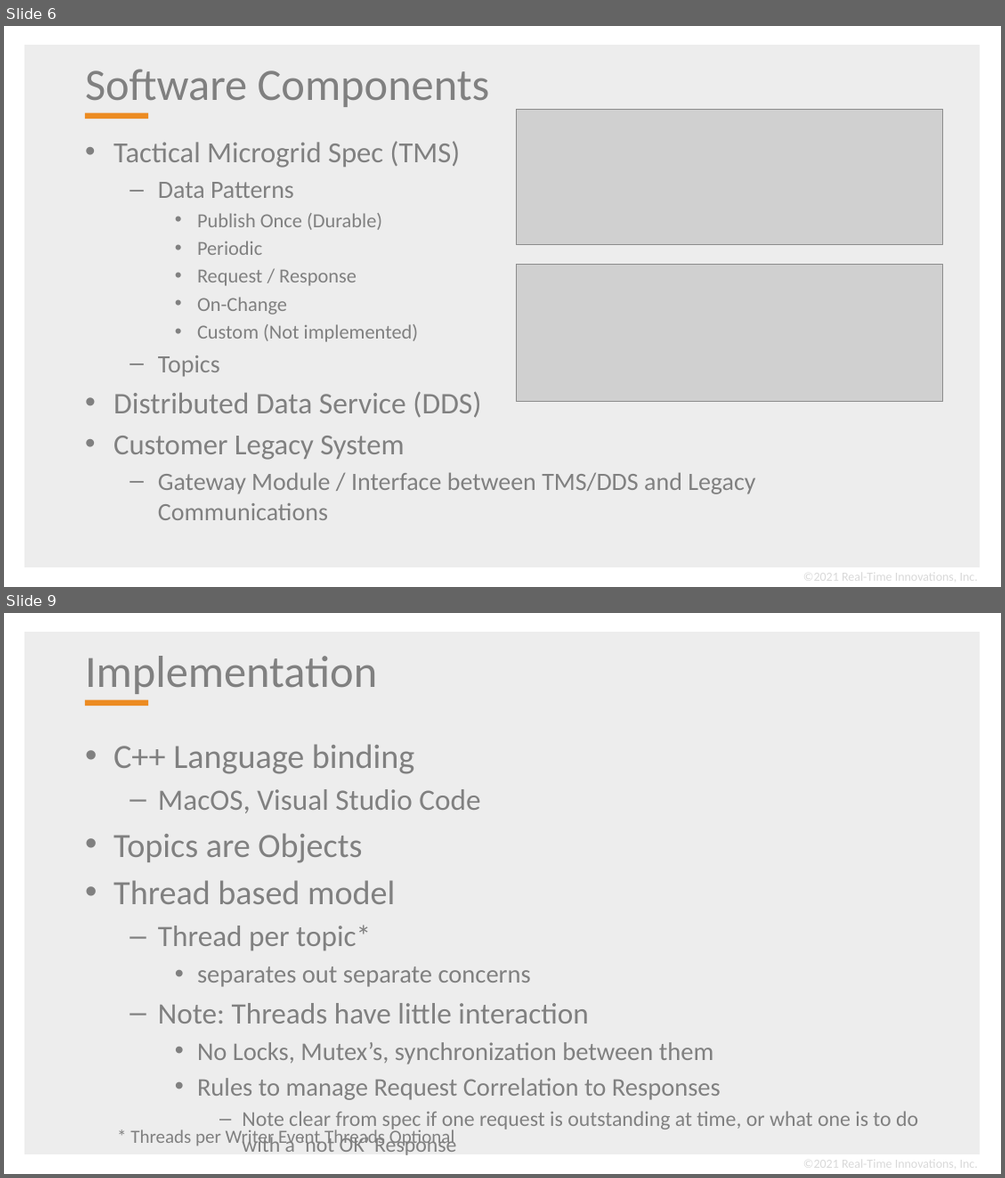
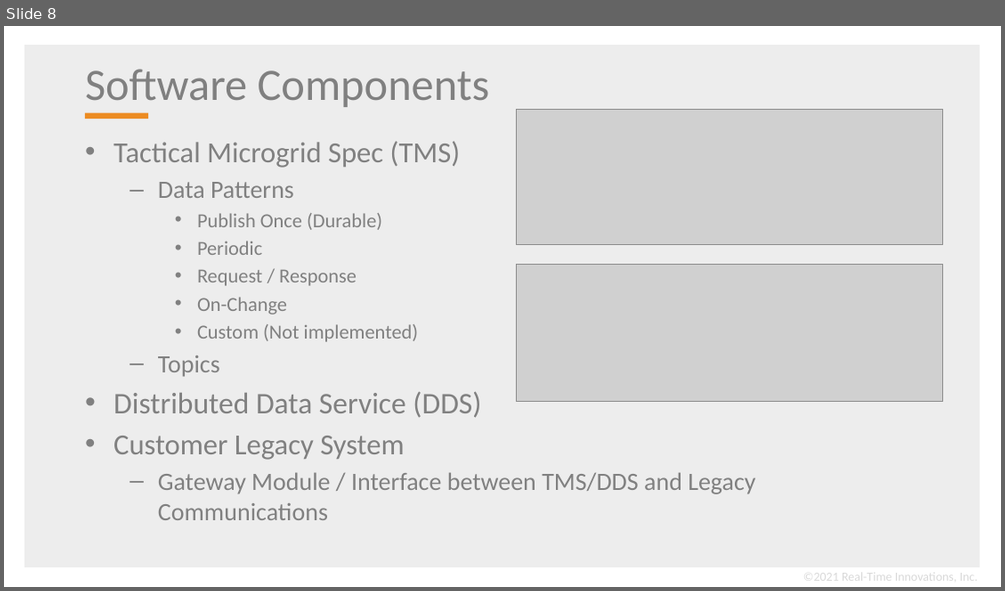
Before and after one commit to psmass/tms, a slide deck: tmsExample.pptx. Shown one above the other, each under a label of ours: slides 6 and 9 before the commit, slide 8 after it; the slides between them are not shown. The pictures are 1005x1178 and 1005x591 pixels, drawn with LibreOffice and Linux fonts; fonts in the diff are those of the drawing; grey boxes stand for pictures; background and template pictures are left out. Boxes give left, top, right and bottom in pixels: in the first picture for what was removed or moved away, otherwise in the second. Text is boxed around its words. In the diff, an @@ line names an element or a change of style, - is before the commit and + after.

```diff
--- a/tmsExample.pptx
+++ b/tmsExample.pptx
@@ slide 9 removed at [4,613,1001,1174], background #FFFFFF; not listed: 2 template elements that a slide beside it also shows @@
@@ title removed at [85,656,377,694] @@
-Implementation
@@ text removed at [113,744,918,1132] @@
-• C++ Language binding
-  – MacOS, Visual Studio Code
-• Topics are Objects
-• Thread based model
-  – Thread per topic*
-    • separates out separate concerns
-  – Note: Threads have little interaction
-    • No Locks, Mutex’s, synchronization between them
-    • Rules to manage Request Correlation to Responses
-      – Note clear from spec if one request is outstanding at time, or what one is to do with a ‘not OK’ Response
@@ text removed at [130,1129,385,1148] @@
-* Threads per Writer Event Threads Optional
@@ text removed at [803,1157,978,1172] @@
-©2021 Real-Time Innovations, Inc.
@@ what was slide 6 is now slide 8 @@
```
Also in this commit, not shown: 6 slides changed, 2 slides added, 20 other slides removed.
